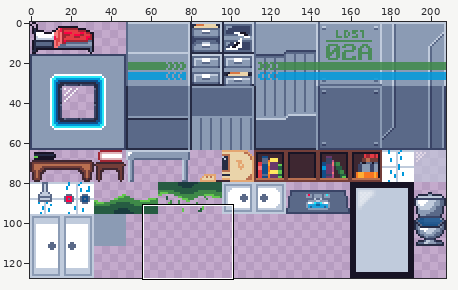
Two states of a sprite sheet, assets/tilesets/level1.png. Above, an overview of the earlier version with the close-up marked.
Close-up. First the earlier version:
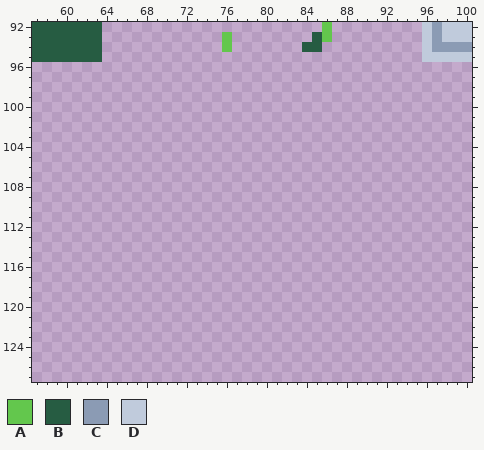
The file is 208x128 pixels. Shown: x 57..100, y 92..127.
Palette (. is transparent): A #63c74d  B #265c42  C #8b9bb4  D #c0cbdc
Pixels before, first column x 57:
92 BBBBBBB......................A.........DCDDD
93 BBBBBBB............A........BA.........DCDDD
94 BBBBBBB............A.......BB..........DCCCC
95 BBBBBBB................................DDDDD
After the commit:
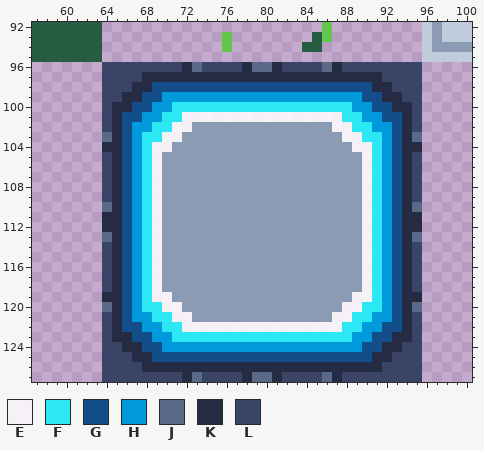
Colours new in this view: E #ffffffd9  F #2ce8f5  G #124e89  H #0099db  J #5a6988  K #262b44  L #3a4466
Difference:
The edit adds colour C in row 102 at x 73 to 86; in row 103 at x 72 to 87; in row 104 at x 71 to 88; in rows 105 to 118 at x 70 to 89; in row 119 at x 71 to 88; in row 120 at x 72 to 87.
The edit adds colour C in row 121 at x 73 to 86.
The edit adds colour E in row 101 at x 72 to 87; in row 102 at x 71 to 72 and 87 to 88; in row 103 at x 70 to 71 and 88 to 89; in row 104 at x 69 to 70 and 89 to 90; in rows 105 to 118 at x 69 and 90; in row 119 at x 69 to 70 and 89 to 90.
The edit adds colour E in row 120 at x 70 to 71 and 88 to 89; in row 121 at x 71 to 72 and 87 to 88; in row 122 at x 72 to 87.
The edit adds colour F in row 100 at x 71 to 88; in row 101 at x 70 to 71 and 88 to 89; in row 102 at x 69 to 70 and 89 to 90; in row 103 at x 68 to 69 and 90 to 91; in rows 104 to 119 at x 68 and 91; in row 120 at x 68 to 69 and 90 to 91.
The edit adds colour F in row 121 at x 69 to 70 and 89 to 90; in row 122 at x 70 to 71 and 88 to 89; in row 123 at x 71 to 88.
The edit adds colour G in row 98 at x 69 to 90; in row 99 at x 68 to 69 and 90 to 91; in row 100 at x 67 to 68 and 91 to 92; in row 101 at x 66 to 67 and 92 to 93; in rows 102 to 121 at x 66 and 93; in row 122 at x 66 to 67 and 92 to 93.
The edit adds colour G in row 123 at x 67 to 68 and 91 to 92; in row 124 at x 68 to 69 and 90 to 91; in row 125 at x 69 to 90.
The edit adds colour H in row 99 at x 70 to 89; in row 100 at x 69 to 70 and 89 to 90; in row 101 at x 68 to 69 and 90 to 91; in row 102 at x 67 to 68 and 91 to 92; in rows 103 to 120 at x 67 and 92; in row 121 at x 67 to 68 and 91 to 92.
The edit adds colour H in row 122 at x 68 to 69 and 90 to 91; in row 123 at x 69 to 70 and 89 to 90; in row 124 at x 70 to 89.
The edit adds colour J in row 96 at x 73, 79 to 80 and 86; in row 103 at x 64 and 95; in row 110 at x 64 and 95; in row 113 at x 64 and 95; in row 120 at x 64 and 95; in row 127 at x 73, 79 to 80 and 86.
The edit adds colour K in row 96 at x 72, 78, 81 and 87; in row 97 at x 68 to 91; in row 98 at x 67 to 68 and 91 to 92; in row 99 at x 66 to 67 and 92 to 93; in row 100 at x 65 to 66 and 93 to 94; in rows 101 to 103 at x 65 and 94.
The edit adds colour K in row 104 at x 64 to 65 and 94 to 95; in rows 105 to 110 at x 65 and 94; in rows 111 to 112 at x 64 to 65 and 94 to 95; in rows 113 to 118 at x 65 and 94; in row 119 at x 64 to 65 and 94 to 95; in rows 120 to 122 at x 65 and 94.
The edit adds colour K in row 123 at x 65 to 66 and 93 to 94; in row 124 at x 66 to 67 and 92 to 93; in row 125 at x 67 to 68 and 91 to 92; in row 126 at x 68 to 91; in row 127 at x 72, 78, 81 and 87.
The edit adds colour L in row 96 at x 64 to 71, 74 to 77, 82 to 85 and 88 to 95; in row 97 at x 64 to 67 and 92 to 95; in row 98 at x 64 to 66 and 93 to 95; in row 99 at x 64 to 65 and 94 to 95; in rows 100 to 102 at x 64 and 95; in rows 105 to 109 at x 64 and 95.
The edit adds colour L in rows 114 to 118 at x 64 and 95; in rows 121 to 123 at x 64 and 95; in row 124 at x 64 to 65 and 94 to 95; in row 125 at x 64 to 66 and 93 to 95; in row 126 at x 64 to 67 and 92 to 95; in row 127 at x 64 to 71, 74 to 77, 82 to 85 and 88 to 95.
